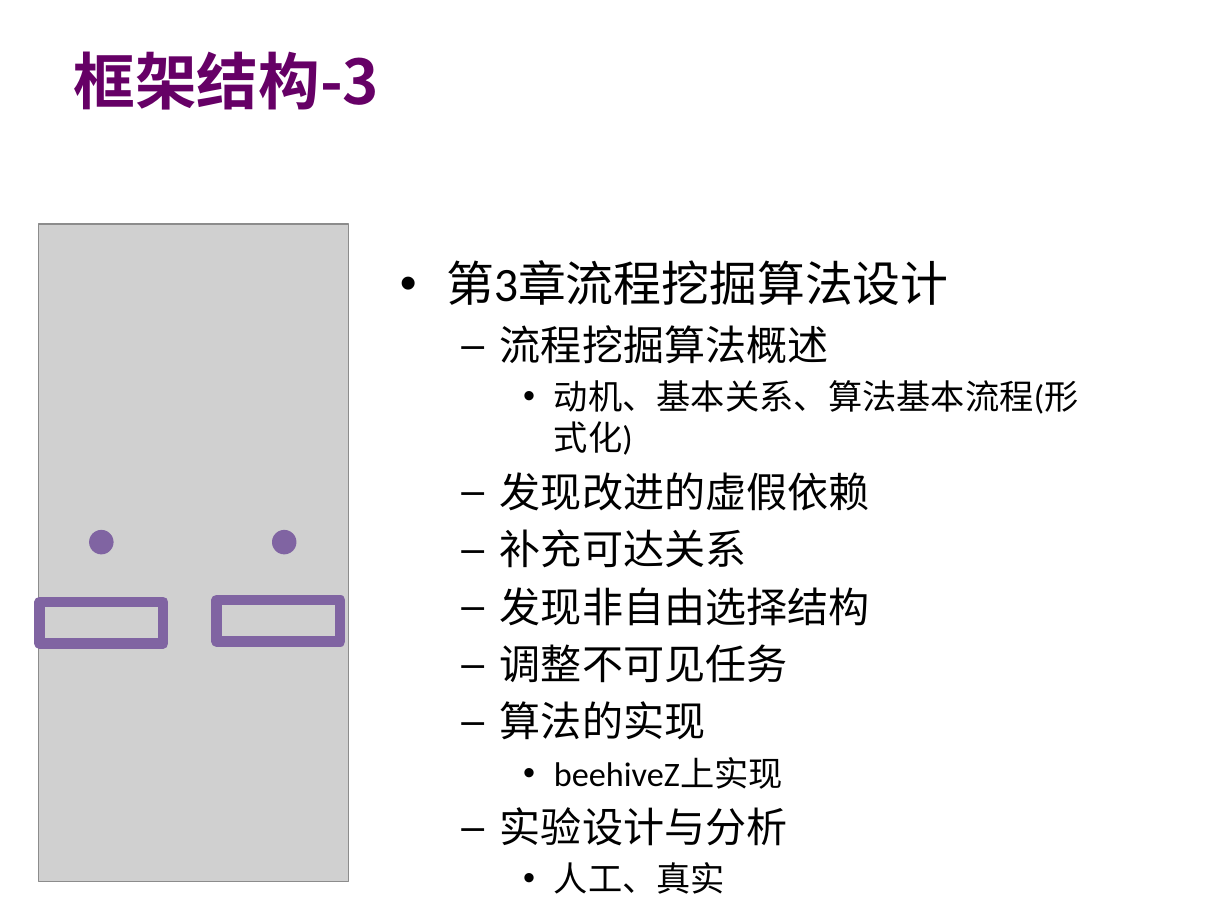
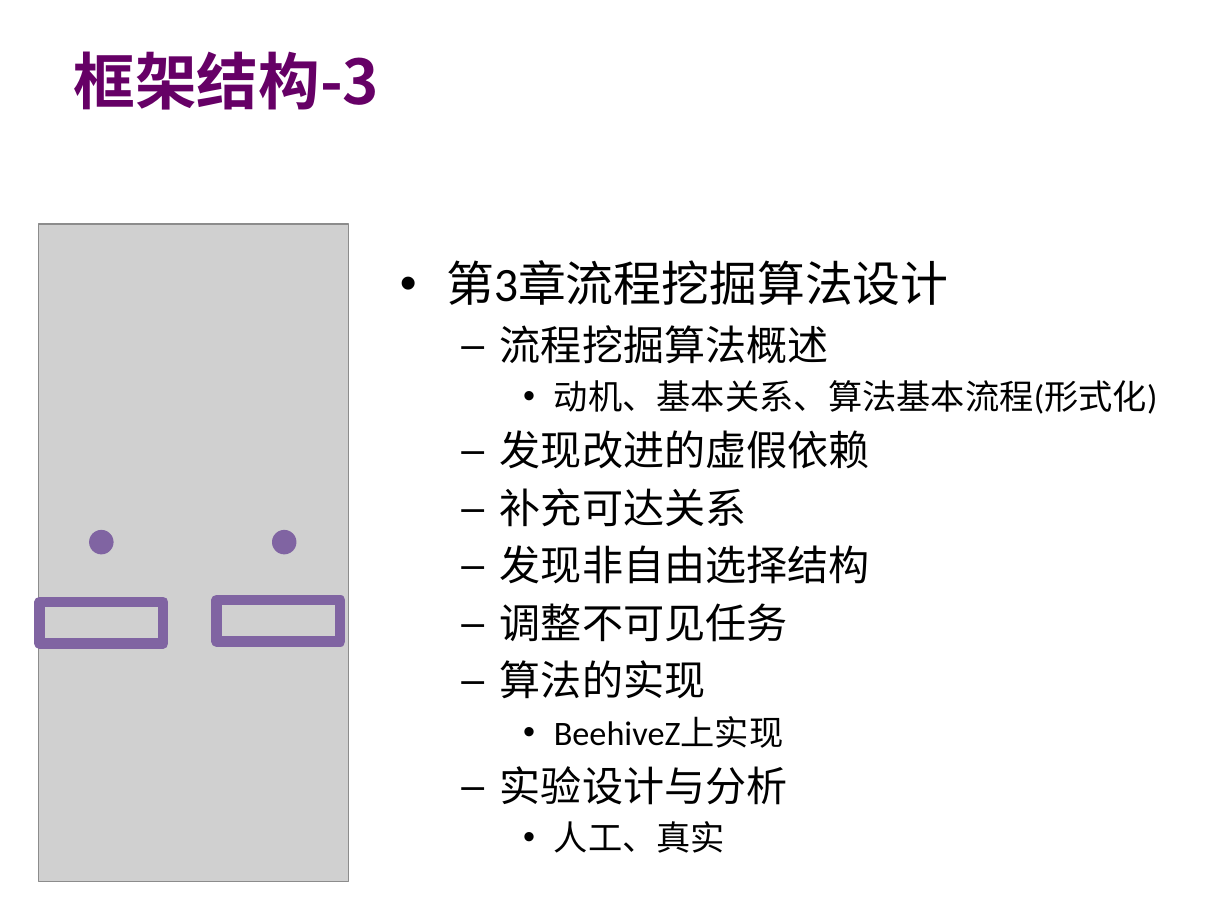
Before and after one commit to guoqinlong/Master-Thesis, a slide deck: slide 9 of 郭秦龙初稿汇报.pptx. Drawn at 1232x924 pixels with LibreOffice and Linux fonts; fonts in the diff are those of the drawing; grey boxes stand for pictures; background and template pictures are left out. Boxes give left, top, right and bottom in pixels: in the first picture for what was removed or moved away, otherwise in the second. Text is boxed around its words. In the diff, an @@ line names an element or a change of style, - is before the commit and + after.

```diff
--- a/郭秦龙初稿汇报.pptx
+++ b/郭秦龙初稿汇报.pptx
@@ text at bbox=[554, 717, 784, 748]: text changed @@
-    • beehiveZ上实现
+    • BeehiveZ上实现
```
Also in this commit, not shown: 8 other slides changed.
